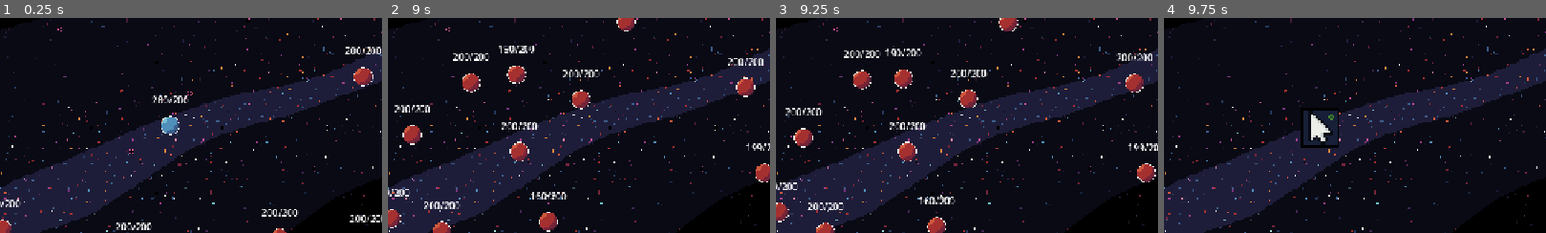
Above: before the commit, frames 1-4 (left to right).
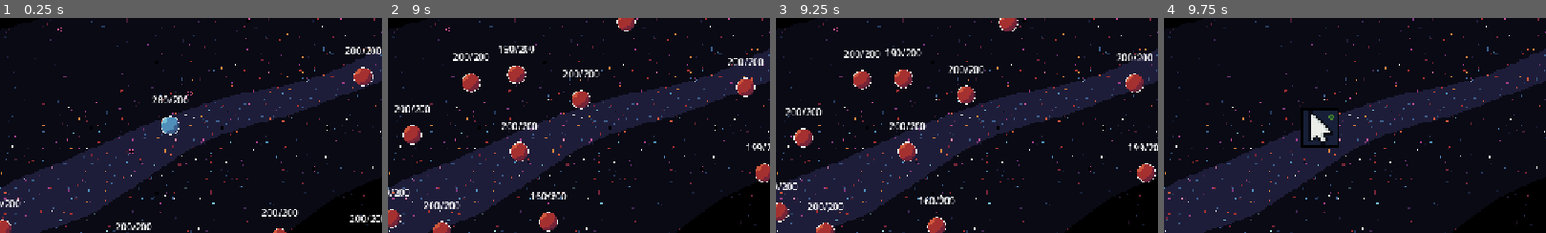
Above: after the commit, the same moments.

Repository: wespd/ball-fighter
Game: Godot game, scene res://Scenes/Levels/second_level.tscn
The game is run twice, just before and just after one commit, with the same random seed, the same clock (stepped at 60 frames per second) and the same inputs. This scene is started directly instead of the project's main scene.
Inputs (mouse positions are % of the whole screen's width and height, from its top left):
- Up to frame 1 (0.25 s): no input
- Up to frame 2 (9 s): move the mouse to (54, 49) at 0.52 s; click (54, 49) at 0.6 s; move the mouse to (58, 39) at 1.27 s; right-click (58, 39) at 1.35 s; move the mouse to (71, 38) at 2.02 s; click (71, 38) at 2.1 s; move the mouse to (76, 51) at 2.77 s; right-click (76, 51) at 2.85 s; move the mouse to (71, 60) at 3.52 s; click (71, 60) at 3.6 s; move the mouse to (71, 54) at 4.27 s; right-click (71, 54) at 4.35 s; move the mouse to (77, 22) at 5.02 s; click (77, 22) at 5.1 s; move the mouse to (65, 18) at 5.77 s; right-click (65, 18) at 5.85 s; move the mouse to (2, 85) at 6.52 s; click (2, 85) at 6.6 s; move the mouse to (12, 81) at 7.27 s; right-click (12, 81) at 7.35 s; move the mouse to (30, 96) at 8.02 s; click (30, 96) at 8.1 s; move the mouse to (30, 72) at 8.77 s; right-click (30, 72) at 8.85 s
- Up to frame 3 (9.25 s): no input
- Up to frame 4 (9.75 s): click "Continue" at 9.5 s
The pictures show only the part of the screen within x 30-80%, y 24-74%; the shares and areas given below are measured in that part.

Frames 1-2 are identical in both runs. In frame 3, 0.7% of the frame differs, in the area x 45-56%, y 22-42%; in frame 4, nothing differs.

Commit message:
put in gold sprites

Diff:
--- a/Scenes/upgrade_menu.tscn
+++ b/Scenes/upgrade_menu.tscn
@@ -6,6 +6,7 @@
 [ext_resource type="Script" uid="uid://xss14x6kerwm" path="res://Scripts/UpgradeMenu/description.gd" id="3_lhh40"]
 [ext_resource type="Script" uid="uid://cdmy4aqgthshu" path="res://Scripts/UpgradeMenu/upgrade_button.gd" id="4_f5dmy"]
 [ext_resource type="Script" uid="uid://bkoa4ueuuudr3" path="res://Scripts/UpgradeSystem/base_upgrade.gd" id="6_2hr16"]
+[ext_resource type="Texture2D" uid="uid://0efiwquihtdg" path="res://Sprites/upgrade_spritesheet_completed.png" id="6_d1lbs"]
 [ext_resource type="Texture2D" uid="uid://bwngmxtvl01s2" path="res://Sprites/Background_static.png" id="8_mpwqm"]
 [ext_resource type="AudioStream" uid="uid://da548sc4eidav" path="res://sfx/Pixel River.ogg" id="9_v4egn"]
 [ext_resource type="AudioStream" uid="uid://o6knacpw3rt1" path="res://sfx/Upgrade.wav" id="10_d1lbs"]
@@ -14,6 +15,10 @@
 atlas = ExtResource("3_d1lbs")
 region = Rect2(0, 0, 16, 16)
 
+[sub_resource type="AtlasTexture" id="AtlasTexture_d1lbs"]
+atlas = ExtResource("6_d1lbs")
+region = Rect2(0, 0, 16, 16)
+
 [sub_resource type="Resource" id="Resource_ttpbb"]
 script = ExtResource("6_2hr16")
 modifiers = Dictionary[String, float]({
@@ -62,16 +67,56 @@
 [sub_resource type="Resource" id="Resource_ou68t"]
 script = ExtResource("6_2hr16")
 modifiers = Dictionary[String, float]({
-"click_damage": 1.0
+"click_damage": 2.0
 })
 upgrade_text = "Increase [color=red]Damage[/color] on click"
 cost = 100.0
+metadata/_custom_type_script = "uid://bkoa4ueuuudr3"
+
+[sub_resource type="Resource" id="Resource_ghmta"]
+script = ExtResource("6_2hr16")
+modifiers = Dictionary[String, float]({
+"click_damage": 2.0
+})
+upgrade_text = "Increase [color=red]Damage[/color] on click"
+cost = 200.0
+metadata/_custom_type_script = "uid://bkoa4ueuuudr3"
+
+[sub_resource type="Resource" id="Resource_xveba"]
+script = ExtResource("6_2hr16")
+modifiers = Dictionary[String, float]({
+"click_damage": 2.0
+})
+upgrade_text = "Increase [color=red]Damage[/color] on click"
+cost = 400.0
+metadata/_custom_type_script = "uid://bkoa4ueuuudr3"
+
+[sub_resource type="Resource" id="Resource_ox4vo"]
+script = ExtResource("6_2hr16")
+modifiers = Dictionary[String, float]({
+"click_damage": 2.0
+})
+upgrade_text = "Increase [color=red]Damage[/color] on click"
+cost = 600.0
+metadata/_custom_type_script = "uid://bkoa4ueuuudr3"
+
+[sub_resource type="Resource" id="Resource_32p0l"]
+script = ExtResource("6_2hr16")
+modifiers = Dictionary[String, float]({
+"click_damage": 3.0
+})
+upgrade_text = "Increase [color=red]Damage[/color] on click"
+cost = 1000.0
 metadata/_custom_type_script = "uid://bkoa4ueuuudr3"
 
 [sub_resource type="AtlasTexture" id="AtlasTexture_vdgk6"]
 atlas = ExtResource("3_d1lbs")
 region = Rect2(16, 16, 16, 16)
 
+[sub_resource type="AtlasTexture" id="AtlasTexture_ttpbb"]
+atlas = ExtResource("6_d1lbs")
+region = Rect2(16, 16, 16, 16)
+
 [sub_resource type="Resource" id="Resource_2hr16"]
 script = ExtResource("6_2hr16")
 modifiers = Dictionary[String, float]({
@@ -150,12 +195,69 @@
 })
 upgrade_text = "Starting [color=blue]Speed[/color] and [color=blue]Max Speed[/color] up."
 cost = 600.0
+metadata/_custom_type_script = "uid://bkoa4ueuuudr3"
+
+[sub_resource type="AtlasTexture" id="AtlasTexture_v4egn"]
+atlas = ExtResource("3_d1lbs")
+region = Rect2(0, 32, 16, 16)
+
+[sub_resource type="AtlasTexture" id="AtlasTexture_60tjm"]
+atlas = ExtResource("6_d1lbs")
+region = Rect2(0, 32, 16, 16)
+
+[sub_resource type="Resource" id="Resource_cdma3"]
+script = ExtResource("6_2hr16")
+modifiers = Dictionary[String, float]({
+"speed_damage_multiplier": 0.05
+})
+upgrade_text = "Increase [color=red] Damage [/color] by the Ball's [color=blue] Speed"
+cost = 100.0
+metadata/_custom_type_script = "uid://bkoa4ueuuudr3"
+
+[sub_resource type="Resource" id="Resource_3ldif"]
+script = ExtResource("6_2hr16")
+modifiers = Dictionary[String, float]({
+"speed_damage_multiplier": 0.05
+})
+upgrade_text = "Increase [color=red] Damage [/color] by the Ball's [color=blue] Speed"
+cost = 500.0
+metadata/_custom_type_script = "uid://bkoa4ueuuudr3"
+
+[sub_resource type="Resource" id="Resource_rbkaj"]
+script = ExtResource("6_2hr16")
+modifiers = Dictionary[String, float]({
+"speed_damage_multiplier": 0.05
+})
+upgrade_text = "Increase [color=red] Damage [/color] by the Ball's [color=blue] Speed"
+cost = 1000.0
+metadata/_custom_type_script = "uid://bkoa4ueuuudr3"
+
+[sub_resource type="Resource" id="Resource_uv1ro"]
+script = ExtResource("6_2hr16")
+modifiers = Dictionary[String, float]({
+"speed_damage_multiplier": 0.05
+})
+upgrade_text = "Increase [color=red] Damage [/color] by the Ball's [color=blue] Speed"
+cost = 2000.0
+metadata/_custom_type_script = "uid://bkoa4ueuuudr3"
+
+[sub_resource type="Resource" id="Resource_yr6i7"]
+script = ExtResource("6_2hr16")
+modifiers = Dictionary[String, float]({
+"speed_damage_multiplier": 0.05
+})
+upgrade_text = "Increase [color=red] Damage [/color] by the Ball's [color=blue] Speed"
+cost = 4000.0
 metadata/_custom_type_script = "uid://bkoa4ueuuudr3"
 
 [sub_resource type="AtlasTexture" id="AtlasTexture_6c3n5"]
 atlas = ExtResource("3_d1lbs")
 region = Rect2(16, 0, 16, 16)
 
+[sub_resource type="AtlasTexture" id="AtlasTexture_fm0cu"]
+atlas = ExtResource("6_d1lbs")
+region = Rect2(16, 0, 16, 16)
+
 [sub_resource type="Resource" id="Resource_m70ya"]
 script = ExtResource("6_2hr16")
 modifiers = Dictionary[String, float]({
@@ -212,6 +314,10 @@
 
 [sub_resource type="AtlasTexture" id="AtlasTexture_lpopj"]
 atlas = ExtResource("3_d1lbs")
+region = Rect2(0, 16, 16, 16)
+
+[sub_resource type="AtlasTexture" id="AtlasTexture_s2rwv"]
+atlas = ExtResource("6_d1lbs")
 region = Rect2(0, 16, 16, 16)
 
 [sub_resource type="Resource" id="Resource_vdgk6"]
@@ -299,27 +405,49 @@
 offset_bottom = -47.680023
 scale = Vector2(4, 4)
 texture_normal = SubResource("AtlasTexture_m70ya")
+texture_disabled = SubResource("AtlasTexture_d1lbs")
 script = ExtResource("4_f5dmy")
-upgrades = Array[ExtResource("6_2hr16")]([SubResource("Resou …(126 unchanged characters)… e_d2q0m"), SubResource("Resource_ou68t")])
+upgrades = Array[ExtResource("6_2hr16")]([SubResource("Resou …(126 unchanged characters)… e_d2q0m"), SubResource("Resource_ou68t"), SubResource("Resource_ghmta"), SubResource("Resource_xveba"), SubResource("Resource_ox4vo"), SubResource("Resource_32p0l")])
 linked_buttons = [NodePath("../SpeedUpgrade"), NodePath("../HealthUpgrade")]
 metadata/_custom_type_script = "uid://cdmy4aqgthshu"
 
-[node name="SpeedUpgrade" type="TextureButton" parent="." unique_id=24468706]
+[node name="SpeedUpgrade" type="TextureButton" parent="." unique_id=24468706 node_paths=PackedStringArray("linked_buttons")]
 anchors_preset = -1
 anchor_left = 0.37500003
 anchor_top = 0.45600003
 anchor_right = 0.425
-anchor_bottom = 0.535
+anchor_bottom = 0.544
 offset_left = -3.0517578e-05
 offset_top = -0.32000732
 offset_right = -48.0
-offset_bottom = -41.200012
+offset_bottom = -47.680023
 grow_horizontal = 2
 grow_vertical = 2
 scale = Vector2(4, 4)
 texture_normal = SubResource("AtlasTexture_vdgk6")
+texture_disabled = SubResource("AtlasTexture_ttpbb")
 script = ExtResource("4_f5dmy")
 upgrades = Array[ExtResource("6_2hr16")]([SubResource("Resource_2hr16"), SubResource("Resource_lpopj"), SubResource("Resource_mpwqm"), SubResource("Resource_v4egn"), SubResource("Resource_d1lbs"), SubResource("Resource_dd5dw"), SubResource("Resource_0hpf0"), SubResource("Resource_02rna")])
+linked_buttons = [NodePath("../SpeedDamageUpgrade")]
+metadata/_custom_type_script = "uid://cdmy4aqgthshu"
+
+[node name="SpeedDamageUpgrade" type="TextureButton" parent="." unique_id=116544101]
+anchors_preset = -1
+anchor_left = 0.37500003
+anchor_top = 0.633
+anchor_right = 0.425
+anchor_bottom = 0.72200006
+offset_left = -3.0517578e-05
+offset_top = 0.23999023
+offset_right = -48.0
+offset_bottom = -47.840027
+grow_horizontal = 2
+grow_vertical = 2
+scale = Vector2(4, 4)
+texture_normal = SubResource("AtlasTexture_v4egn")
+texture_disabled = SubResource("AtlasTexture_60tjm")
+script = ExtResource("4_f5dmy")
+upgrades = Array[ExtResource("6_2hr16")]([SubResource("Resource_cdma3"), SubResource("Resource_3ldif"), SubResource("Resource_rbkaj"), SubResource("Resource_uv1ro"), SubResource("Resource_yr6i7")])
 metadata/_custom_type_script = "uid://cdmy4aqgthshu"
 
 [node name="HealthUpgrade" type="TextureButton" parent="." unique_id=2095364106 node_paths=PackedStringArray("linked_buttons")]
@@ -334,6 +462,7 @@
 offset_bottom = -47.680023
 scale = Vector2(4, 4)
 texture_normal = SubResource("AtlasTexture_6c3n5")
+texture_disabled = SubResource("AtlasTexture_fm0cu")
 script = ExtResource("4_f5dmy")
 upgrades = Array[ExtResource("6_2hr16")]([SubResource("Resource_m70ya"), SubResource("Resource_60tjm"), SubResource("Resource_e7ua4"), SubResource("Resource_oerd0"), SubResource("Resource_eudnm"), SubResource("Resource_m7vyq"), SubResource("Resource_m7vyq")])
 linked_buttons = [NodePath("../DamageUpgrade")]
@@ -351,6 +480,7 @@
 offset_bottom = -47.840027
 scale = Vector2(4, 4)
 texture_normal = SubResource("AtlasTexture_lpopj")
+texture_disabled = SubResource("AtlasTexture_s2rwv")
 script = ExtResource("4_f5dmy")
 upgrades = Array[ExtResource("6_2hr16")]([SubResource("Resource_vdgk6"), SubResource("Resource_6c3n5"), SubResource("Resource_k2527"), SubResource("Resource_ucvn6"), SubResource("Resource_nuvth"), SubResource("Resource_ixie3")])
 metadata/_custom_type_script = "uid://cdmy4aqgthshu"
--- a/Scripts/UpgradeMenu/upgrade_menu.gd
+++ b/Scripts/UpgradeMenu/upgrade_menu.gd
@@ -6,7 +6,6 @@
 const UPGRADE = preload("uid://o6knacpw3rt1")
 const CLICK = preload("uid://c0x52pq83dcxr")
 const CANT_PURCHASE = preload("uid://ckpsl88cegmyr")
-var tweener
 
 func _ready():
 	hide()
@@ -39,6 +38,7 @@
 		_on_upgrade_button_hovered(button)
 	else:
 		var tweener := get_tree().create_tween()
+		tweener.set_pause_mode(Tween.TWEEN_PAUSE_PROCESS)
 		button.modulate = Color(1.0, 0.398, 0.329, 1.0)
 		tweener.tween_property(button, "modulate", Color(1.0, 1.0, 1.0, 1.0), 0.2)
 		print("can't buy!")
--- a/Scripts/collision_manager.gd
+++ b/Scripts/collision_manager.gd
@@ -7,10 +7,10 @@
 	if collisions.has(this) and collisions.get(this) == other:
 		return
 	if not other.is_stunned:
-		var damage = (other.speed * other.damage_multiplier) if other != PlayerBall else (other.speed * other.speed_damage_multiplier + other.base_damage * other.damage_multiplier)
+		var damage = (other.speed * other.damage_multiplier) if other != PlayerBall else ((other.speed * other.speed_damage_multiplier + other.base_damage) * other.damage_multiplier)
 		this.take_damage(damage)
 	if not this.is_stunned:
-		var damage = (this.speed * this.damage_multiplier) if this != PlayerBall else (this.speed * this.speed_damage_multiplier + this.base_damage * this.damage_multiplier)
+		var damage = (this.speed * this.damage_multiplier) if this != PlayerBall else ((this.speed * this.speed_damage_multiplier + this.base_damage) * this.damage_multiplier)
 		other.take_damage(damage)
 	other.bounce_off_surface((other.position - this.position).normalized())
 	collisions.get_or_add(other, this)
--- a/Scripts/void_peg.gd
+++ b/Scripts/void_peg.gd
@@ -13,6 +13,7 @@
 	current_ball = ball
 	ball.is_stunned = true
 	var tweener := get_tree().create_tween()
+	tweener.set_pause_mode(Tween.TWEEN_PAUSE_PROCESS)
 	tweener.tween_property(ball, "position", position, 0.4)
 	timer.start(3.0)
 
Not shown, added: Sprites/play_button.png.import
